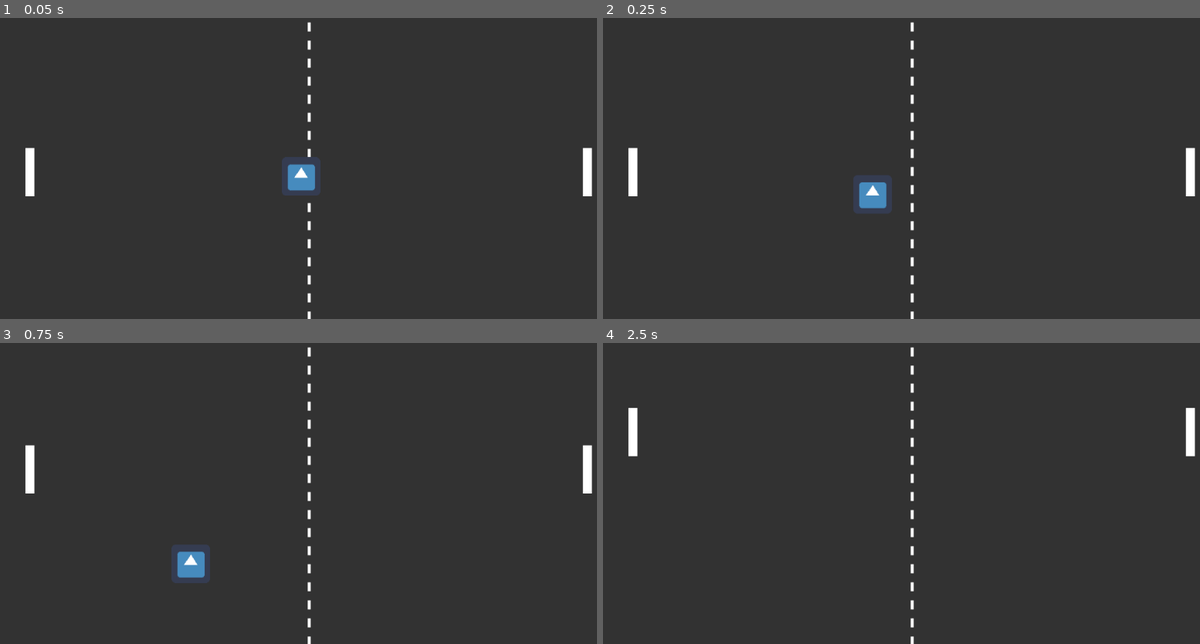
Above: before the commit, frames 1-4 (two rows, left to right).
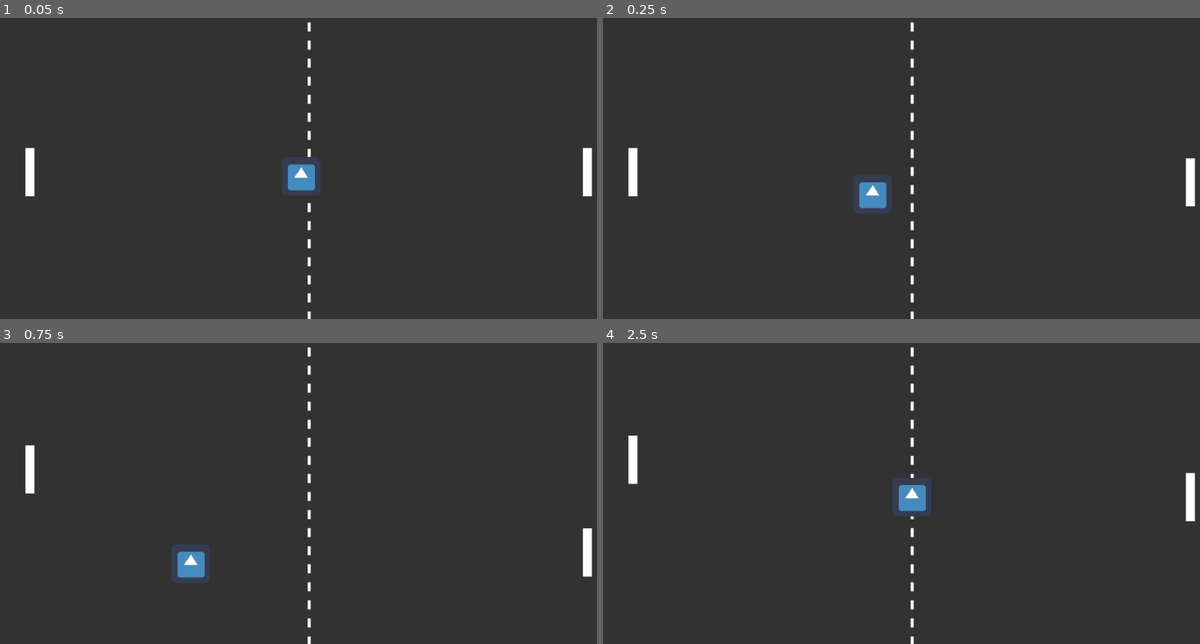
Above: after the commit, the same moments.

Repository: allangrds/godot-pong
Game: Godot game, scene res://scenes/Game/Game.tscn
Same seed, same stepped clock (60 frames per second), same inputs: the game is played once before the commit and once after it. Before the commit the project has no main scene; this scene is started directly in both runs. The engine's default icon, where the game draws it, is replaced by a stand-in: a white triangle on a blue panel in a dark square.
Inputs:
- Up to frame 1 (0.05 s): no input
- Up to frame 2 (0.25 s): no input
- Up to frame 3 (0.75 s): hold Up (ui_up) from 0.53 s (still down)
- Up to frame 4 (2.5 s): release Up (ui_up) at 1.28 s; hold Down (ui_down) 1.28-2.03 s; hold Up (ui_up) from 2.03 s (still down)

Frame 1 is identical in both runs. In frame 2, 0.1% of the frame differs, in the area x 97-100%, y 43-63%; in frame 3, 0.5%; in frame 4, 1.6%, in the area x 4-100%, y 21-60%.

Commit message:
feat(enemy): add ai to control another player

Diff:
--- a/entities/Ball/Ball.tscn
+++ b/entities/Ball/Ball.tscn
@@ -9,6 +9,7 @@
 extents = Vector2( 32, 32 )
 
 [node name="Ball" type="KinematicBody2D"]
+collision_layer = 3
 script = ExtResource( 1 )
 
 [node name="CollisionShape2D" type="CollisionShape2D" parent="."]
--- /dev/null
+++ b/entities/Racket/AiInputComponent.gd
@@ -0,0 +1,32 @@
+extends Node
+
+class_name AiInputComponent
+
+# Declare member variables here. Examples:
+export (NodePath) var ball_path
+onready var ball = get_node(ball_path)
+
+var racket
+
+# Called when the node enters the scene tree for the first time.
+func _ready():
+  racket = get_parent()
+  racket.connect("update", self, "calculate_velocity")
+
+func calculate_velocity():
+	if not "direction" in racket:
+		return
+
+	racket.direction = Vector2(0, get_ball_direction())
+
+func get_ball_direction():
+	if abs(racket.position.y - ball.position.y) > 20:
+		if racket.position.y < ball.position.y:
+			return 1
+		else:
+			return -1
+	else:
+		return 0
+# Called every frame. 'delta' is the elapsed time since the previous frame.
+#func _process(delta):
+#	pass
--- a/entities/Racket/PlayerInput.gd
+++ /dev/null
@@ -1,27 +0,0 @@
-extends Node
-
-class_name PlayerInputComponent
-
-# Declare member variables here. Examples:
-var player
-
-
-# Called when the node enters the scene tree for the first time.
-func _ready():
-  player = get_parent()
-  player.connect("update", self, "handle_input")
-
-func handle_input():
-  if not "direct" in player:
-	  return
-
-  player.direct = Vector2()
-
-  if Input.is_action_pressed("ui_up"):
-	  player.direction.y -= 1
-  if Input.is_action_pressed("ui_down"):
-	  player.direction.y += 1
-
-# Called every frame. 'delta' is the elapsed time since the previous frame.
-#func _process(delta):
-#	pass
--- a/entities/Racket/Racket.tscn
+++ b/entities/Racket/Racket.tscn
@@ -1,7 +1,6 @@
-[gd_scene load_steps=5 format=2]
+[gd_scene load_steps=4 format=2]
 
 [ext_resource path="res://entities/Racket/Racket.png" type="Texture" id=1]
-[ext_resource path="res://entities/Racket/PlayerInputComponent.gd" type="Script" id=2]
 [ext_resource path="res://entities/Racket/Racket.gd" type="Script" id=3]
 
 [sub_resource type="RectangleShape2D" id=1]
@@ -17,6 +16,3 @@
 
 [node name="Sprite" type="Sprite" parent="."]
 texture = ExtResource( 1 )
-
-[node name="PlayerInputComponent" type="Node" parent="."]
-script = ExtResource( 2 )
--- a/project.godot
+++ b/project.godot
@@ -10,17 +10,24 @@
 
 _global_script_classes=[ {
 "base": "Node",
+"class": "AiInputComponent",
+"language": "GDScript",
+"path": "res://entities/Racket/AiInputComponent.gd"
+}, {
+"base": "Node",
 "class": "PlayerInputComponent",
 "language": "GDScript",
 "path": "res://entities/Racket/PlayerInputComponent.gd"
 } ]
 _global_script_class_icons={
+"AiInputComponent": "",
 "PlayerInputComponent": ""
 }
 
 [application]
 
 config/name="Pong"
+run/main_scene="res://scenes/Game/Game.tscn"
 config/icon="res://icon.png"
 
 [display]
--- /dev/null
+++ b/scenes/Game/Game.gd
@@ -0,0 +1,36 @@
+extends Node
+
+# Declare member variables here. Examples:
+var score_player_one = 0
+var score_player_two = 0
+var max_score = 3
+
+# Called when the node enters the scene tree for the first time.
+func _ready():
+	$StartTimer.start()
+
+# Called every frame. 'delta' is the elapsed time since the previous frame.
+#func _process(delta):
+#	pass
+
+
+func _on_Field_goal_left():
+	score_player_two += 1
+
+	if score_player_two < max_score:
+		start_new_round()
+
+func _on_Field_goal_right():
+	score_player_one += 1
+
+	if score_player_one < max_score:
+		start_new_round()
+
+func start_new_round():
+	$Ball.reset()
+	$Racket.set_position(Vector2(50, 256))
+	$Racket2.set_position(Vector2(974, 256))
+	$StartTimer.start()
+
+func _on_StartTimer_timeout():
+	$Ball.set_start_direction()
--- a/scenes/Game/Game.tscn
+++ b/scenes/Game/Game.tscn
@@ -1,18 +1,36 @@
-[gd_scene load_steps=4 format=2]
+[gd_scene load_steps=7 format=2]
 
 [ext_resource path="res://entities/Ball/Ball.tscn" type="PackedScene" id=1]
 [ext_resource path="res://entities/Racket/Racket.tscn" type="PackedScene" id=2]
 [ext_resource path="res://scenes/field/Field.tscn" type="PackedScene" id=3]
+[ext_resource path="res://entities/Racket/PlayerInputComponent.gd" type="Script" id=4]
+[ext_resource path="res://entities/Racket/AiInputComponent.gd" type="Script" id=5]
+[ext_resource path="res://scenes/Game/Game.gd" type="Script" id=6]
 
 [node name="Game" type="Node"]
+script = ExtResource( 6 )
 
 [node name="Field" parent="." instance=ExtResource( 3 )]
 
 [node name="Racket" parent="." instance=ExtResource( 2 )]
 position = Vector2( 50, 256 )
 
+[node name="PlayerInputComponent" type="Node" parent="Racket"]
+script = ExtResource( 4 )
+
 [node name="Racket2" parent="." instance=ExtResource( 2 )]
 position = Vector2( 974, 256 )
 
+[node name="AiInputComponent" type="Node" parent="Racket2"]
+script = ExtResource( 5 )
+ball_path = NodePath("../../Ball")
+
 [node name="Ball" parent="." instance=ExtResource( 1 )]
 position = Vector2( 512, 256 )
+
+[node name="StartTimer" type="Timer" parent="."]
+wait_time = 3.0
+one_shot = true
+[connection signal="goal_left" from="Field" to="." method="_on_Field_goal_left"]
+[connection signal="goal_right" from="Field" to="." method="_on_Field_goal_right"]
+[connection signal="timeout" from="StartTimer" to="." method="_on_StartTimer_timeout"]
--- /dev/null
+++ b/scenes/field/Field.gd
@@ -0,0 +1,11 @@
+extends Node2D
+
+signal goal_left
+signal goal_right
+
+func _on_GoalLeft_body_entered(body):
+	emit_signal("goal_left")
+
+
+func _on_GoalRight_body_entered(body):
+	emit_signal("goal_right")
--- a/scenes/field/Field.tscn
+++ b/scenes/field/Field.tscn
@@ -1,6 +1,7 @@
-[gd_scene load_steps=4 format=2]
+[gd_scene load_steps=5 format=2]
 
 [ext_resource path="res://scenes/field/Field.png" type="Texture" id=1]
+[ext_resource path="res://scenes/field/Field.gd" type="Script" id=2]
 
 [sub_resource type="RectangleShape2D" id=1]
 extents = Vector2( 512, 10 )
@@ -9,6 +10,7 @@
 extents = Vector2( 10, 256 )
 
 [node name="Field" type="Node2D"]
+script = ExtResource( 2 )
 
 [node name="WallTop" type="StaticBody2D" parent="."]
 position = Vector2( 512, -10 )
@@ -24,12 +26,16 @@
 
 [node name="GoalLeft" type="Area2D" parent="."]
 position = Vector2( -10, 256 )
+collision_layer = 2
+collision_mask = 2
 
 [node name="CollisionShape2D" type="CollisionShape2D" parent="GoalLeft"]
 shape = SubResource( 2 )
 
 [node name="GoalRight" type="Area2D" parent="."]
 position = Vector2( 1034, 256 )
+collision_layer = 2
+collision_mask = 2
 
 [node name="CollisionShape2D" type="CollisionShape2D" parent="GoalRight"]
 shape = SubResource( 2 )
@@ -37,3 +43,5 @@
 [node name="Sprite" type="Sprite" parent="."]
 position = Vector2( 512, 256 )
 texture = ExtResource( 1 )
+[connection signal="body_entered" from="GoalLeft" to="." method="_on_GoalLeft_body_entered"]
+[connection signal="body_entered" from="GoalRight" to="." method="_on_GoalRight_body_entered"]
Not shown, changed: .editorconfig
